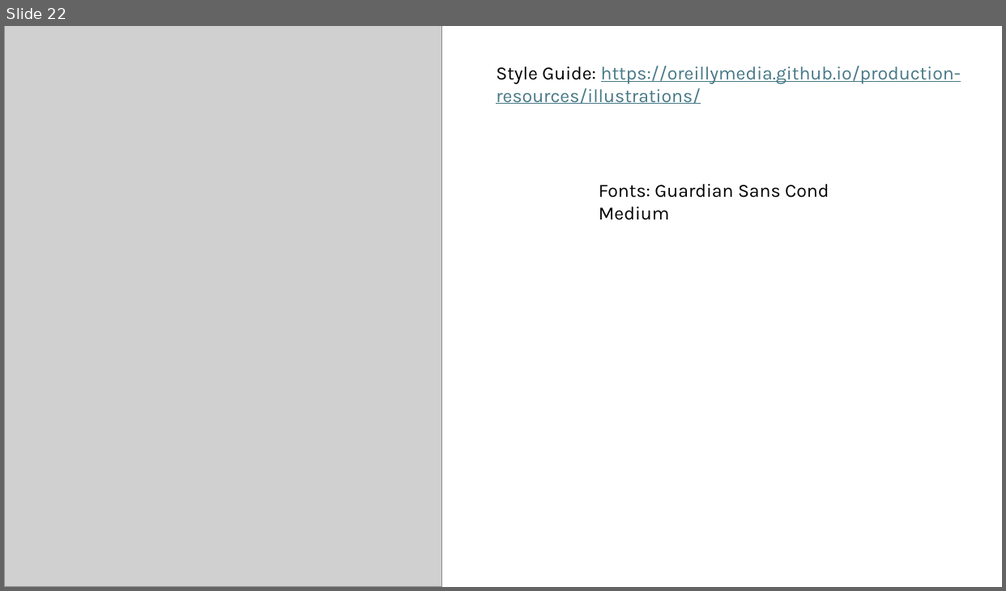
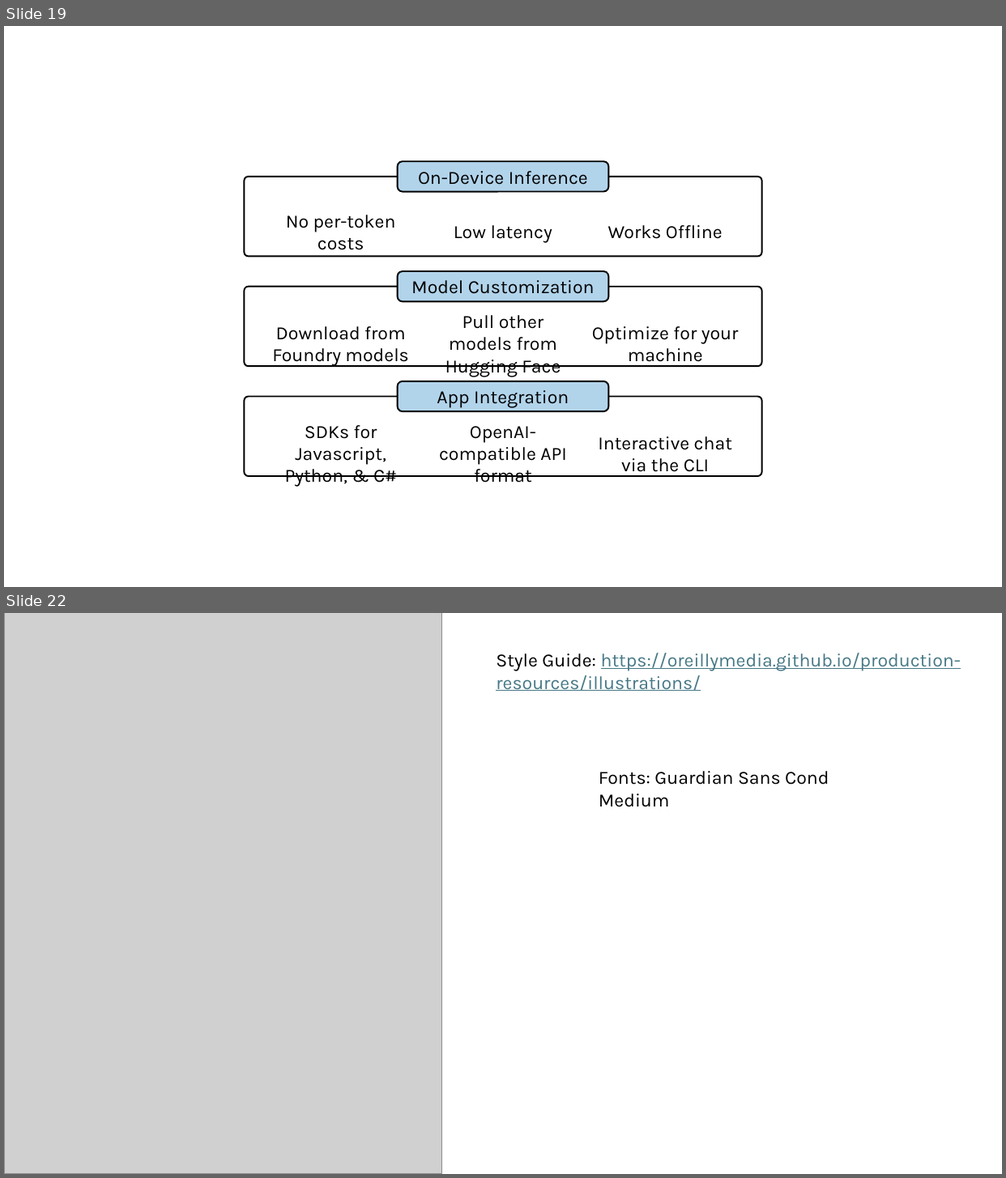
Before and after one commit to colbyford/foundry-book, a slide deck: figures/figures.pptx. Shown one above the other, each under a label of ours: slide 22 before the commit, slides 19 and 22 after it; the slides between them are not shown. The pictures are 1006x591 and 1006x1178 pixels, drawn with LibreOffice and Linux fonts; fonts in the diff are those of the drawing; grey boxes stand for pictures. Boxes give left, top, right and bottom in pixels: in the first picture for what was removed or moved away, otherwise in the second. Text is boxed around its words. In the diff, an @@ line names an element or a change of style, - is before the commit and + after.

```diff
--- a/figures/figures.pptx
+++ b/figures/figures.pptx
@@ slide 19 added at <box>4,26,1002,587</box>, background #FFFFFF @@
@@ rounded rectangle added at <box>398,161,609,191</box>, fill #B2D4EB, outline #000000 1.5 pt, 18 pt, text #000000 @@
+On-Device Inference
@@ rounded rectangle added at <box>245,177,762,257</box>, fill #FFFFFF, outline #000000 1.5 pt @@
@@ table added at <box>260,207,748,254</box>, 1 rows, 3 columns @@
+No per-token costs | Low latency | Works Offline
@@ rounded rectangle added at <box>245,287,762,367</box>, fill #FFFFFF, outline #000000 1.5 pt @@
@@ rounded rectangle added at <box>398,271,609,301</box>, fill #B2D4EB, outline #000000 1.5 pt, 18 pt, text #000000 @@
+Model Customization
@@ table added at <box>260,308,748,380</box>, 1 rows, 3 columns @@
+Download from Foundry models | Pull other models from Hugging Face | Optimize for your machine
@@ rounded rectangle added at <box>398,382,609,412</box>, fill #B2D4EB, outline #000000 1.5 pt, 18 pt, text #000000 @@
+App Integration
@@ rounded rectangle added at <box>245,396,762,476</box>, fill #FFFFFF, outline #000000 1.5 pt @@
@@ table added at <box>260,418,748,490</box>, 1 rows, 3 columns @@
+SDKs for Javascript, Python, & C# | OpenAI-compatible API format | Interactive chat / via the CLI
```
Also in this commit, not shown: 2 other slides added, 3 slides removed.
